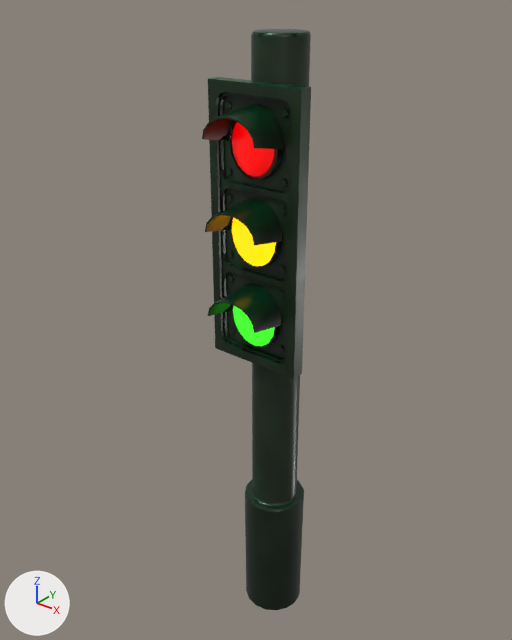
The glTF model vue/src/assets/models/TRAFFIC_LIGHT.glb, before and after one commit.
Camera for both pictures: a 50 mm camera at (6.58, -8.94, 6.26) aimed at (3.18, -4.7, 3.63). Arrows for +X, +Y and +Z are at lower left; the lights stay in place. Where no turn or scale is listed for an object, it has been applied to the vertices.

The first picture shows 'traffic light'.
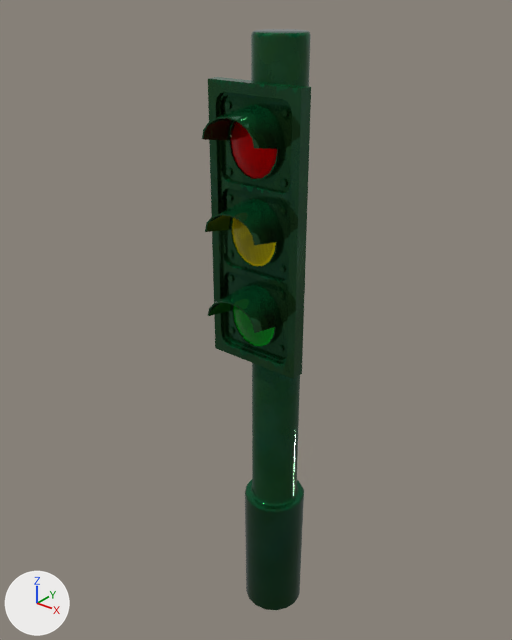
The change, as a list of edits to the scene's bpy script:
```text
Add img_image:
    img_image = load_image('Image', '_unpacked/Image', 1024, 1024, 'sRGB')
Change mat_traffic_lamb:
    remove # nodes: BsdfPrincipled, NormalMap, OutputMaterial, SeparateColor, TexImage x4
    nodes: BsdfPrincipled, Mix, OutputMaterial, TexImage x2
    colours: white #ffffff
    uses the picture img_image
    remove # uses the picture img_traffic_light_defaultmaterial_emissive
    remove # uses the picture img_traffic_light_defaultmaterial_metallic_png_traffic_light_defaultmaterial_roughness_png
    remove # uses the picture img_traffic_light_defaultmaterial_normal
```

Location of each change, [x1, y1, x2, y2] in pixels of the pictures (512 x 640 px):
'traffic light', surface changed (grey to green)
    both: [202, 29, 311, 592]
